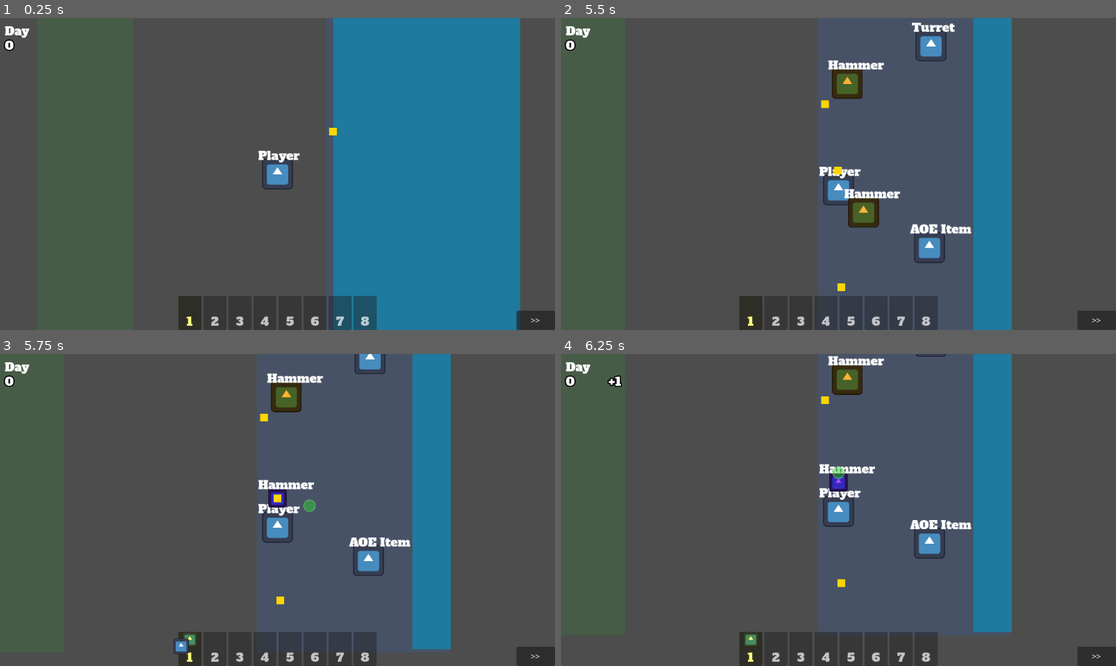
Above: before the commit, frames 1-4 (two rows, left to right).
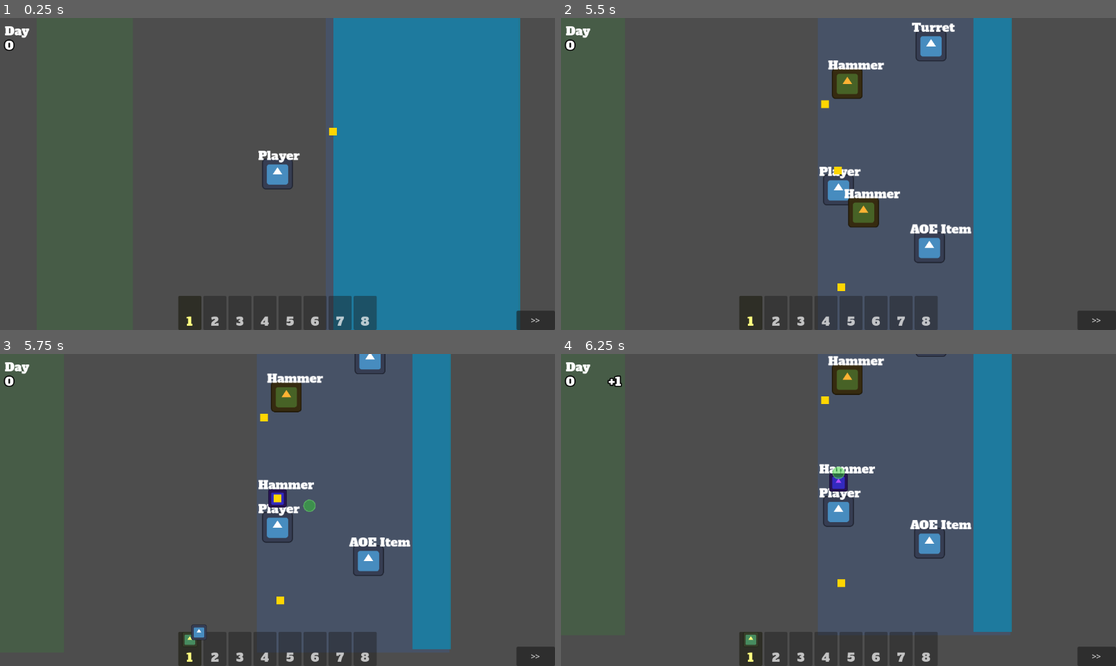
Above: after the commit, the same moments.

Repository: poga/dark-sea
Game: Godot game, scene res://scenes/game/main.tscn
Two runs of this game, one before a commit and one after it. Both use one fixed random seed, a clock stepped at 60 frames per second and the inputs below. The project has no main scene, so this scene is started directly. The engine's default icon, where the game draws it, is replaced by a stand-in: a white triangle on a blue panel in a dark square.
Inputs (mouse positions are in pixels of both pictures, inside the frame that each line leads up to):
- Up to frame 1 (0.25 s): no input
- Up to frame 2 (5.5 s): tap Enter at 0.5 s; move the mouse to (960, 158) at 0.52 s; press the mouse at (960, 158) at 0.53 s; hold D (move_right) 0.53-1.25 s; release the mouse at (960, 158) at 1.25 s; drag from (727, 189) to (594, 174) at 1.27 s; move the mouse to (894, 105) at 2.02 s; hold D (move_right) 2.03-2.75 s; tap Alt at 2.1, 5.1 s; drag from (810, 236) to (855, 174) at 2.77 s; move the mouse to (1005, 220) at 3.52 s; press the mouse at (1005, 220) at 3.53 s; hold A (move_left) 3.53-4.25 s; release the mouse at (1005, 220) at 4.25 s; drag from (672, 127) to (894, 174) at 4.27 s; move the mouse to (866, 174) at 5.02 s; hold S (move_down) from 5.03 s (still down); click (866, 174) at 5.17 s
- Up to frame 3 (5.75 s): keep holding S (move_down)
- Up to frame 4 (6.25 s): release S (move_down) at 5.75 s; drag from (755, 432) to (838, 500) at 5.77 s

Frames 1-2 are identical in both runs. In frame 3, 0.2% of the frame differs, in the area x 31-38%, y 86-97%; in frame 4, nothing differs.

Commit message:
style(pickup-tween): remove overshoot from pickup tween
Co-Authored-By: Claude Opus 4.6 <noreply@anthropic.com>

Diff:
--- a/scenes/ui/pickup_tween_layer.gd
+++ b/scenes/ui/pickup_tween_layer.gd
@@ -25,7 +25,7 @@
 
 	var tween: Tween = create_tween()
 	tween.tween_property(icon, "position", target_pos - icon_size / 2.0, duration) \
-		.set_ease(Tween.EASE_OUT).set_trans(Tween.TRANS_BACK)
+		.set_ease(Tween.EASE_OUT).set_trans(Tween.TRANS_QUAD)
 	tween.tween_callback(icon.queue_free)
 
 func _find_toolbar() -> HBoxContainer:
Not shown, added: scenes/ui/pickup_tween_layer.gd.uid
